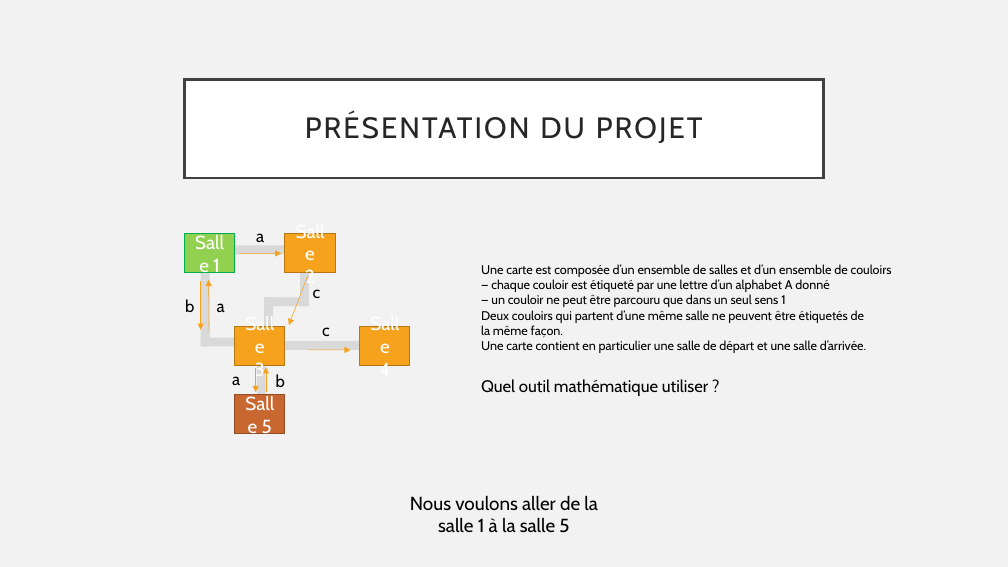
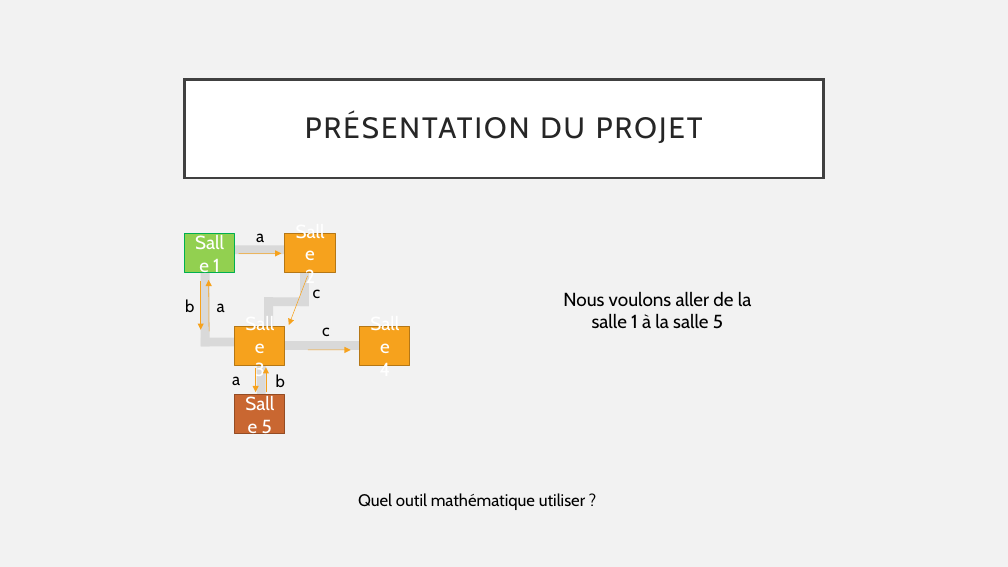
Before and after one commit to ekiriano/HLIN405-Final, a slide deck: slide 2 of Recherche d’un trajet sur une carte.pptx. Drawn at 1008x567 pixels with LibreOffice and Linux fonts; fonts in the diff are those of the drawing. Boxes give left, top, right and bottom in pixels: in the first picture for what was removed or moved away, otherwise in the second. Text is boxed around its words. In the diff, an @@ line names an element or a change of style, - is before the commit and + after.

```diff
--- a/Recherche d’un trajet sur une carte.pptx
+++ b/Recherche d’un trajet sur une carte.pptx
@@ text at box(481, 264, 892, 353): paragraphs removed @@
-Une carte est composée d’un ensemble de salles et d’un ensemble de couloirs
-— chaque couloir est étiqueté par une lettre d’un alphabet A donné
-— un couloir ne peut être parcouru que dans un seul sens 1
-Deux couloirs qui partent d’une même salle ne peuvent être étiquetés de
-la même façon.
-Une carte contient en particulier une salle de départ et une salle d’arrivée.
@@ text "Nous voulons aller de la ...": place and size @@
-text "Nous voulons aller de la ..." at box(410, 495, 598, 533)
+text "Nous voulons aller de la ..." at box(563, 291, 752, 329)
@@ text "Quel outil mathématique utiliser ?": place and size @@
-text "Quel outil mathématique utiliser ?" at box(481, 264, 892, 396)
+text "Quel outil mathématique utiliser ?" at box(358, 493, 585, 510)
```
Also in this commit, not shown: 3 other slides changed, 4 other files.
